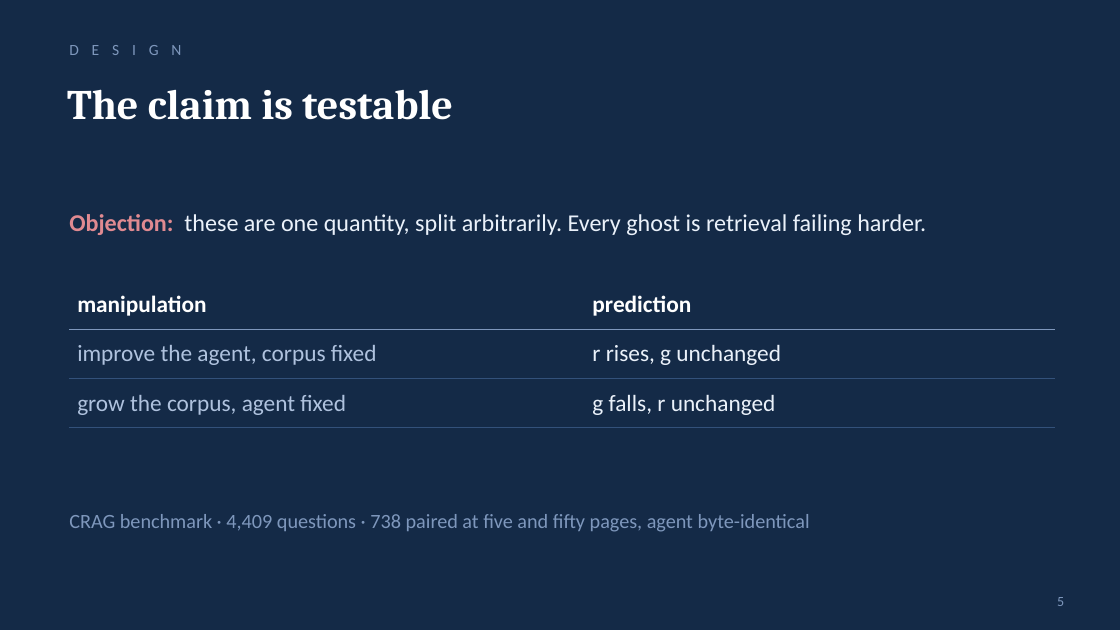
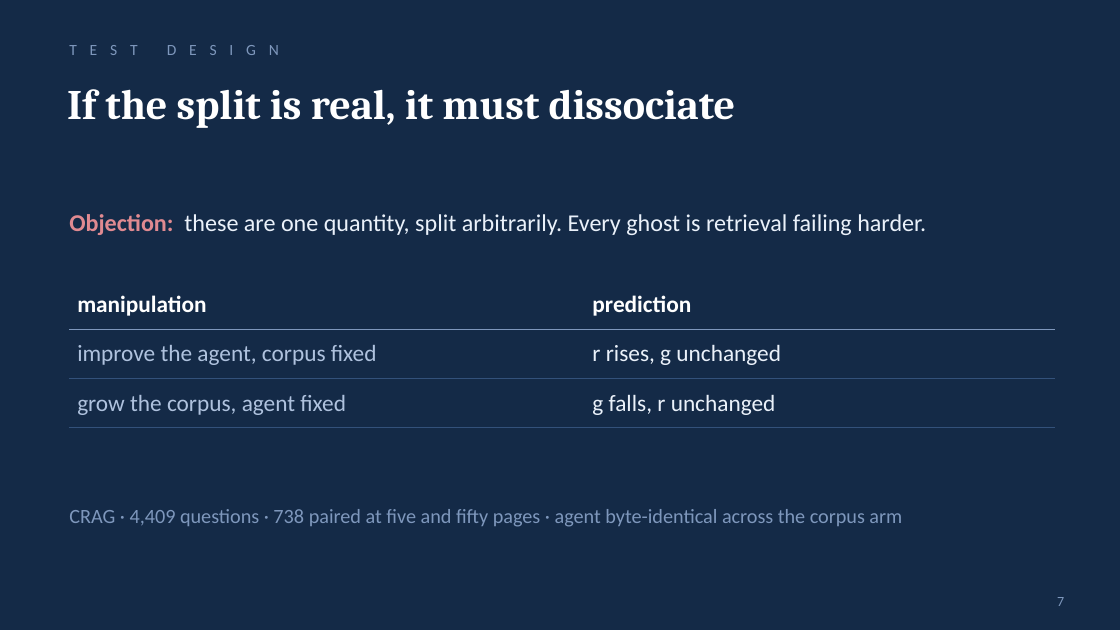
Before and after one commit to shecode-hue/knowing-where-not-to-look, a slide deck: slide 7 of presentation/knowing_where_not_to_look.pptx (slide 5 before the commit). Drawn at 1120x630 pixels with LibreOffice and Linux fonts; fonts in the diff are those of the drawing. Boxes give left, top, right and bottom in pixels: in the first picture for what was removed or moved away, otherwise in the second. Text is boxed around its words. In the diff, an @@ line names an element or a change of style, - is before the commit and + after.

```diff
--- a/presentation/knowing_where_not_to_look.pptx
+++ b/presentation/knowing_where_not_to_look.pptx
@@ text at [69, 45, 279, 55]: text changed @@
-D E S I G N
+T E S T D E S I G N
@@ text at [67, 89, 736, 128]: text changed @@
-The claim is testable
+If the split is real, it must dissociate
@@ text at [69, 509, 902, 527]: text changed @@
-CRAG benchmark · 4,409 questions · 738 paired at five and fifty pages, agent byte-identical
+CRAG · 4,409 questions · 738 paired at five and fifty pages · agent byte-identical across the corpus arm
@@ page number at [1057, 597, 1064, 606]: text changed @@
-5
+7
```
Also in this commit, not shown: 10 other slides changed, 3 slides added, 1 slide removed, 2 other files.
